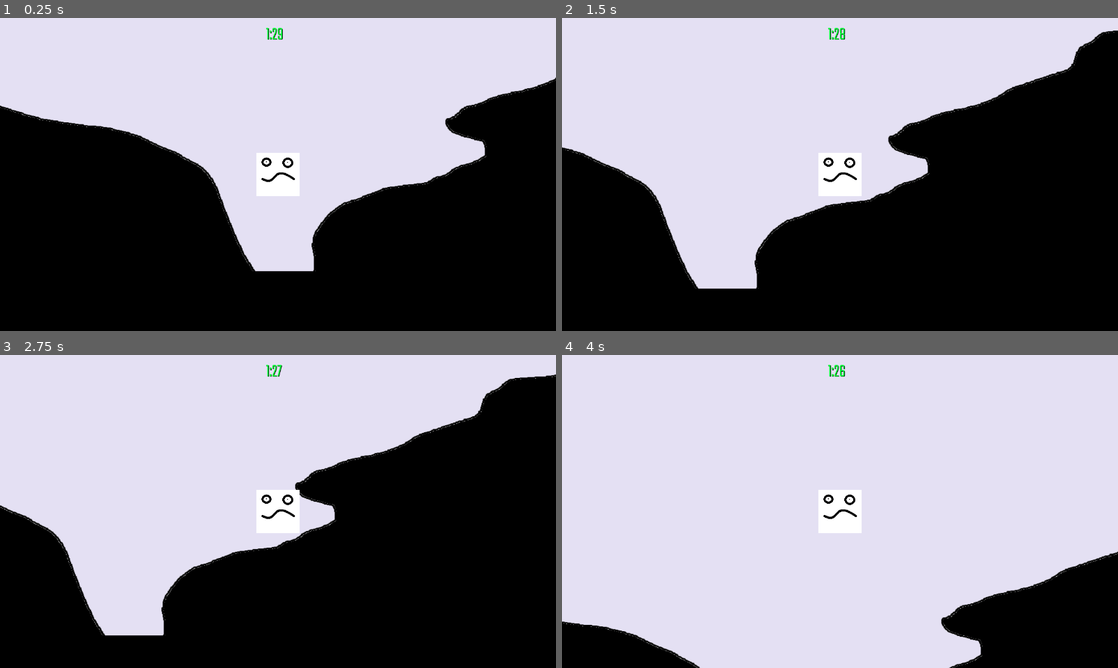
Above: before the commit, frames 1-4 (two rows, left to right).
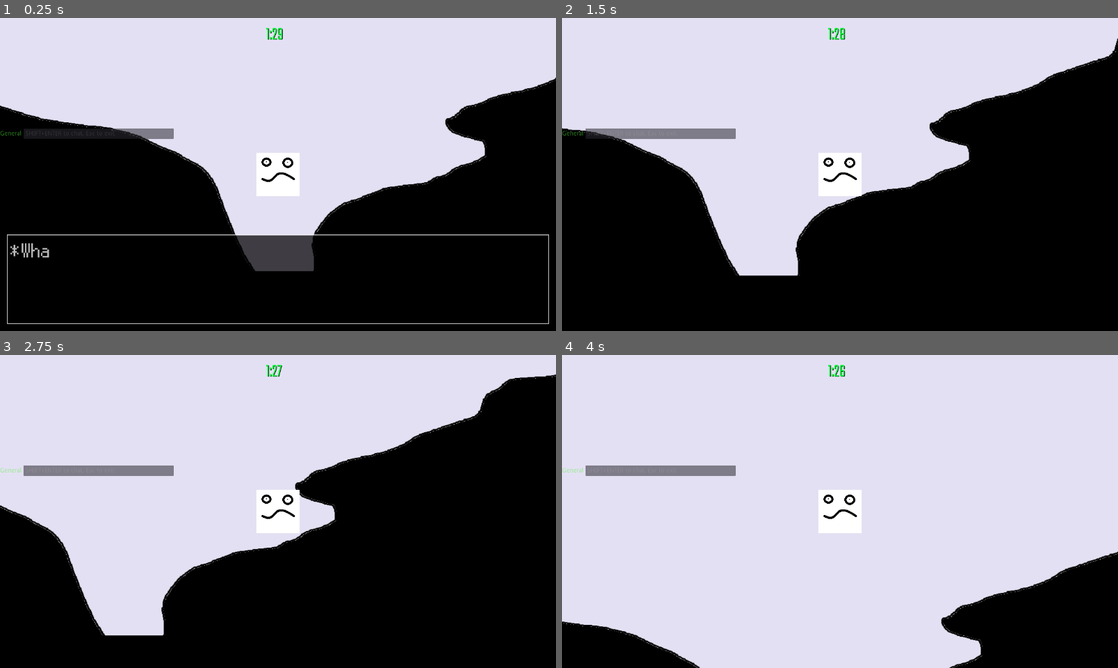
Above: after the commit, the same moments.

Repository: rwyndrum4/MENDAX
Game: Godot game, scene res://Scenes/minigames/riddler/riddleGame.tscn
Two runs of this game, one before a commit and one after it. Both use one fixed random seed, a clock stepped at 60 frames per second and the inputs below. This scene is started directly instead of the project's main scene.
Inputs:
- Up to frame 1 (0.25 s): no input
- Up to frame 2 (1.5 s): tap Enter (ui_accept) at 0.5, 0.77 s; hold Right (ui_right) 0.53-1.28 s; hold Down (ui_down) from 1.28 s (still down)
- Up to frame 3 (2.75 s): tap Enter (ui_accept) at 1.52 s; release Down (ui_down) at 2.03 s; hold Right (ui_right) from 2.03 s (still down)
- Up to frame 4 (4 s): release Right (ui_right) at 2.78 s; hold Up (ui_up) 2.78-3.53 s; tap Enter (ui_accept) at 3.02, 3.77 s; hold Left (ui_left) from 3.53 s (still down)

The runs differ from the first frame. In frame 1, 3.1% of the frame differs, in the area x 0-99%, y 35-98%; in frame 2, 9.8%, in the area x 0-100%, y 4-87%; in frame 3, 0.9%; in frame 4, 0.9%.

Commit message:
Add Riddle Dialogue Box

Diff:
--- a/game/Scenes/minigames/riddler/riddleGame.gd
+++ b/game/Scenes/minigames/riddler/riddleGame.gd
@@ -1,9 +1,9 @@
 """
-* Programmer Name - Freeman Spray, Ben Moeller
-* Description - Code for controlling what happens in the entry space scene
-* Date Created - 10/3/2022
+* Programmer Name - Freeman Spray
+* Description - Code for controlling the Riddle minigame
+* Date Created - 10/14/2022
 * Date Revisions:
-	10/8/2022 - Added the ability to go into settings from scene with enter key
+	10/16/2022 -
 """
 extends Control
 
@@ -12,6 +12,7 @@
 onready var settingsMenu = $GUI/SettingsMenu
 onready var myTimer: Timer = $GUI/Timer
 onready var timerText: Label = $GUI/Timer/timerText
+onready var textBox = $GUI/textBox
 
 """
 /*
@@ -23,6 +24,10 @@
 """
 func _ready():
 	myTimer.start(90)
+	#This is how you queue text to the textbox queue
+	textBox.queue_text("What walks on four legs in the morning, two legs in the afternoon, and three in the evening?")
+	# warning-ignore:return_value_discarded
+	GlobalSignals.connect("openChatbox", self, "chatbox_use")
 
 """
 /*
@@ -81,3 +86,7 @@
 """
 func _on_Timer_timeout():
 	SceneTrans.change_scene("res://Scenes/startArea/EntrySpace.tscn")
+
+func chatbox_use(value):
+	if value:
+		in_menu = true
--- a/game/Scenes/minigames/riddler/riddleGame.tscn
+++ b/game/Scenes/minigames/riddler/riddleGame.tscn
@@ -1,10 +1,12 @@
-[gd_scene load_steps=8 format=2]
+[gd_scene load_steps=10 format=2]
 
 [ext_resource path="res://Assets/Teko-Light.ttf" type="DynamicFontData" id=1]
 [ext_resource path="res://Scenes/minigames/riddler/riddleGame.gd" type="Script" id=2]
 [ext_resource path="res://Scenes/player/player.tscn" type="PackedScene" id=3]
 [ext_resource path="res://Scenes/SettingsMenu/settingsMenu.tscn" type="PackedScene" id=4]
 [ext_resource path="res://Assets/EntryAreaBackground.png" type="Texture" id=5]
+[ext_resource path="res://Scenes/textBox/textBox.tscn" type="PackedScene" id=6]
+[ext_resource path="res://Scenes/chatBox/chatBox.tscn" type="PackedScene" id=7]
 
 [sub_resource type="OccluderPolygon2D" id=1]
 polygon = PoolVector2Array( -48.9833, -45.9201, -50.0482, 47.9166, -50.0482, 47.9166, 50.0482, 46.9184, 50.0482, 46.9184, 48.9833, -48.9149, 47.9185, -50.9114 )
@@ -74,4 +76,11 @@
 custom_colors/font_color_shadow = Color( 0, 0, 0, 1 )
 custom_fonts/font = SubResource( 2 )
 
+[node name="textBox" parent="GUI" instance=ExtResource( 6 )]
+visible = false
+
+[node name="chatbox" parent="GUI" instance=ExtResource( 7 )]
+margin_top = 35.0
+margin_bottom = -442.0
+
 [connection signal="timeout" from="GUI/Timer" to="." method="_on_Timer_timeout"]
